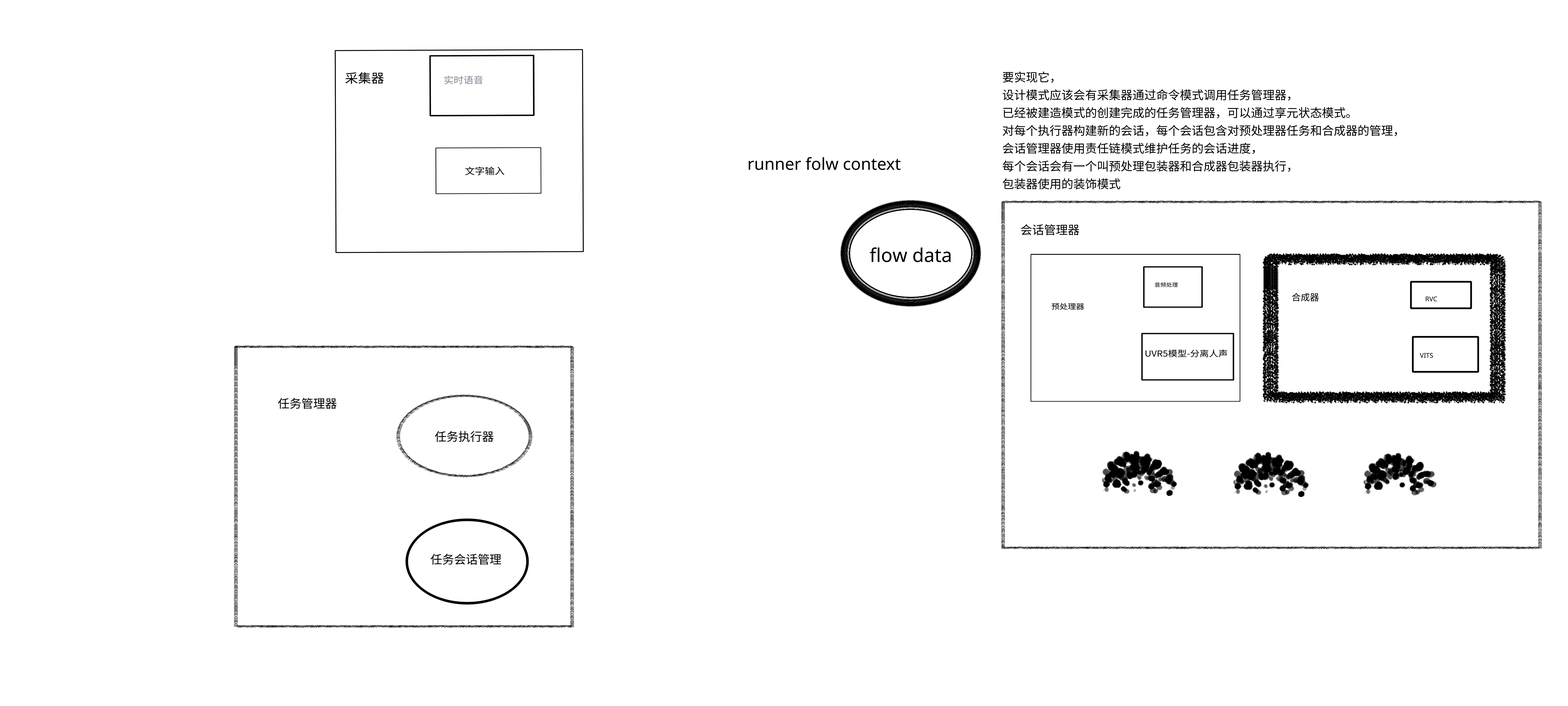
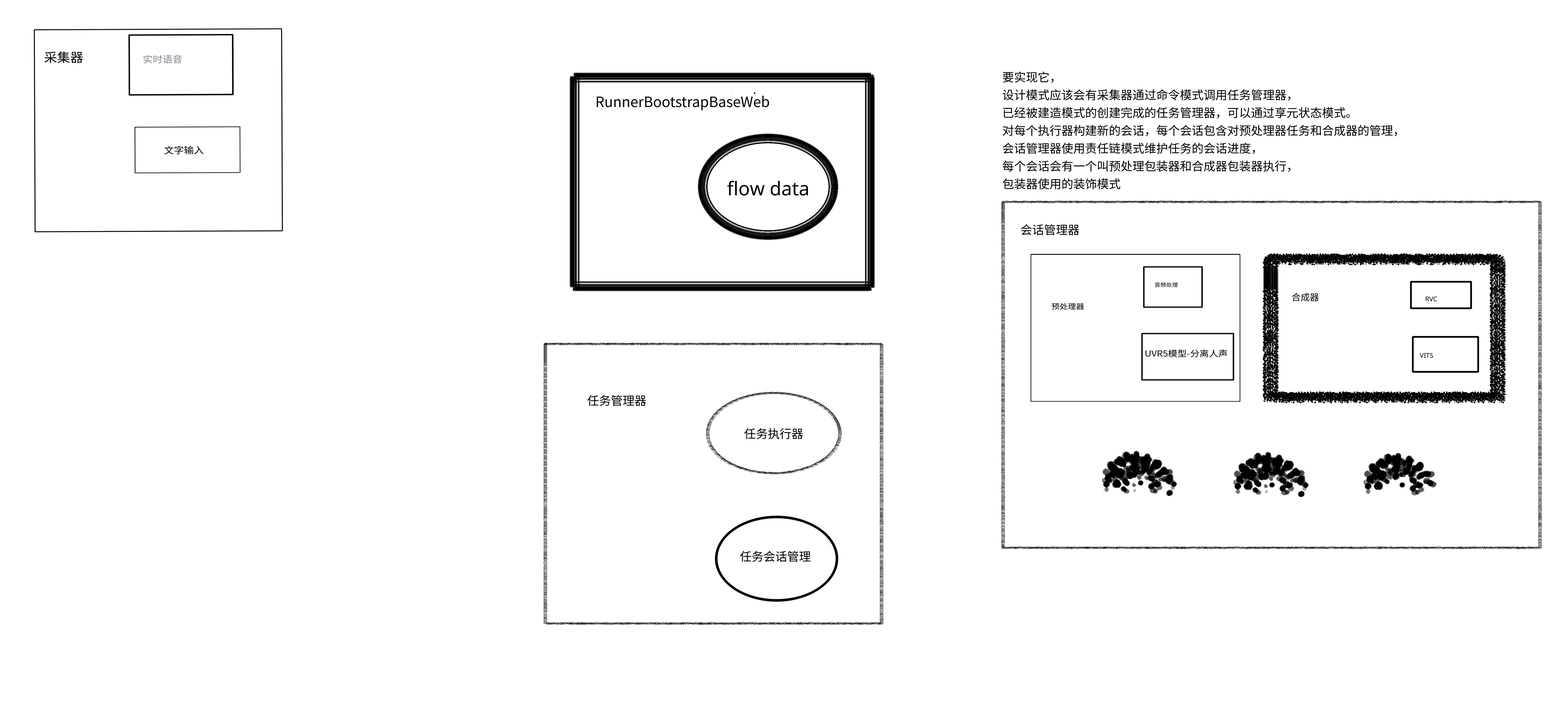
The second 1568 x 706 image is a revision of the first. Changes to its layers:
renamed "矢量图层 1 合并" to "RunnerBootstrapBaseWeb 合并", painted on it over (364, 48, 982, 383)
painted on "任务管理器" over (233, 291, 923, 628)
added layer "采集器" (1st of 2) above "采集器" over (33, 28, 283, 233)
painted on "采集器" (2nd of 2) over (334, 48, 959, 307)
